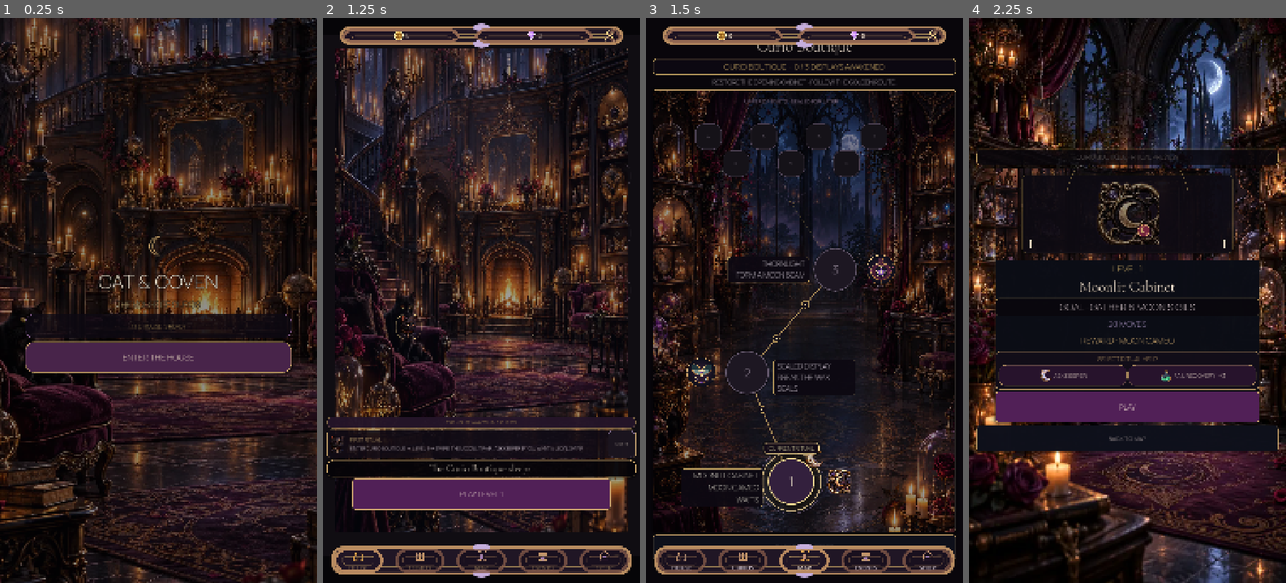
Above: before the commit, frames 1-4 (left to right).
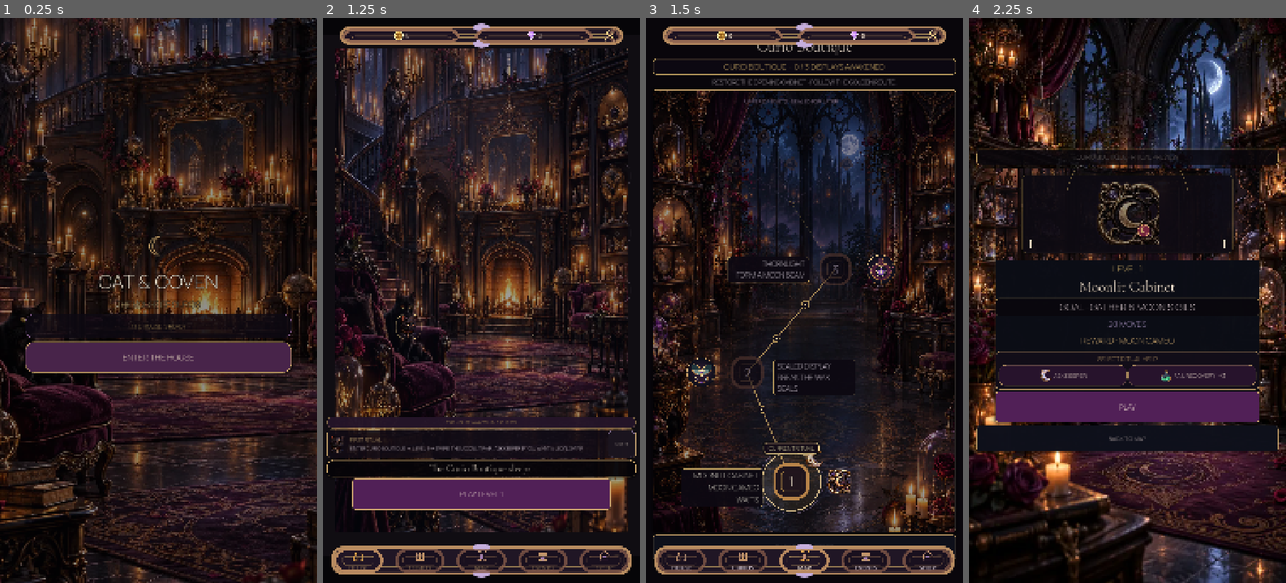
Above: after the commit, the same moments.

Repository: Jay-prodesign/akilta-match3
Game: Godot game, scene res://src/app/app_bootstrap.tscn
Same seed, same stepped clock (60 frames per second), same inputs: the game is played once before the commit and once after it.
Inputs:
- Up to frame 1 (0.25 s): no input
- Up to frame 2 (1.25 s): click "ENTER THE HOUSE" at 0.5 s
- Up to frame 3 (1.5 s): click "PLAY LEVEL 1" at 1.25 s
- Up to frame 4 (2.25 s): click "1" at 2 s

Frames 1-2 are identical in both runs. In frame 3, 2.5% of the frame differs, in the area x 15-76%, y 18-87%; in frame 4, nothing differs.

Commit message:
Polish Chapter Route header and node chrome

Diff:
--- a/src/ui/map/chapter_map.gd
+++ b/src/ui/map/chapter_map.gd
@@ -85,6 +85,7 @@
 		"progress_plate": chapter_progress != null and chapter_progress.get_theme_stylebox("normal") != null and chapter_progress.get_theme_font_size("font_size") >= 26,
 		"concise_route_instruction": intro != null and intro.text.length() <= 72,
 		"route_world_dominant": route_view != null and route_view.custom_minimum_size.y >= 1400.0,
+		"resource_header_clearance": ($Layout as VBoxContainer).offset_top >= 60.0,
 	}
 
 
--- a/src/ui/map/chapter_map.tscn
+++ b/src/ui/map/chapter_map.tscn
@@ -82,7 +82,7 @@
 anchor_right = 1.0
 anchor_bottom = 1.0
 offset_left = 24.0
-offset_top = 28.0
+offset_top = 66.0
 offset_right = -24.0
 offset_bottom = -28.0
 theme_override_constants/separation = 10
@@ -124,7 +124,7 @@
 autowrap_mode = 2
 
 [node name="RoutePanel" type="PanelContainer" parent="Layout"]
-custom_minimum_size = Vector2(0, 1160)
+custom_minimum_size = Vector2(0, 1120)
 layout_mode = 2
 size_flags_vertical = 3
 theme_override_styles/panel = SubResource("Panel")
--- a/src/ui/map/chapter_route_view.gd
+++ b/src/ui/map/chapter_route_view.gd
@@ -12,6 +12,7 @@
 const ROSE := Color("#C98BA8")
 const PieceAssetLoader = preload("res://src/match3/presentation/piece_asset_loader.gd")
 const ScreenArt = preload("res://src/ui/shared/screen_art_registry.gd")
+const ProductionChrome = preload("res://src/ui/theme/production_chrome.gd")
 const FRONTIER_ART_PATH := "res://assets/pieces/moon_sigil.webp"
 const RELIC_ART_PATHS := {
 	1: "res://assets/curios/ch01_curio_moon_cameo_awakened_v01.webp",
@@ -110,6 +111,8 @@
 		"opening_label_readability": opening_labels_readable,
 		"frontier_label_readability": _frontier_label != null and _frontier_label.get_theme_font_size("font_size") >= 20 and frontier_plate is StyleBoxFlat,
 		"runtime_node_factory": false,
+		"asset_backed_level_chrome": _level_buttons.values().all(func(button): return button is Button and (button as Button).get_theme_stylebox("normal") is StyleBoxTexture and bool((button as Button).get_meta("production_route_chrome", false))),
+		"runtime_flat_node_factory": false,
 		"runtime_route_vfx_allowed": true,
 	}
 
@@ -194,42 +197,39 @@
 	return ""
 
 func _apply_node_style(button: Button, state: String) -> void:
-	var box := StyleBoxFlat.new()
 	var level_number := int(button.name.trim_prefix("Level"))
-	var radius := 80 if level_number == 1 else (74 if level_number <= 3 else 26)
 	var open := state in ["current", "available", "completed"]
-	box.set_corner_radius_all(radius)
-	box.set_border_width_all(5 if state == "current" else (4 if level_number <= 3 else 1))
-	box.shadow_color = Color(0, 0, 0, 0.52)
-	box.shadow_size = 24 if state == "current" else (18 if open else 5)
-	match state:
-		"completed":
-			box.bg_color = Color("#3B2742")
-			box.border_color = GOLD
-		"current":
-			box.bg_color = Color("#33203D")
-			box.border_color = Color("#F6DA92")
-		"available":
-			box.bg_color = Color("#2E2036")
-			box.border_color = LILAC
-		_:
-			if level_number <= 3:
-				box.bg_color = Color("#1D1722")
-				box.border_color = Color("#65596D")
-			else:
-				box.bg_color = Color("#151218")
-				box.border_color = Color("#4E4355")
-	button.add_theme_stylebox_override("normal", box)
-	var hover_style := box.duplicate() as StyleBoxFlat
-	hover_style.border_color = Color("#FFF0B8") if open else box.border_color
-	hover_style.shadow_size = 28 if state == "current" else (22 if open else 5)
-	button.add_theme_stylebox_override("hover", hover_style)
-	button.add_theme_stylebox_override("focus", hover_style)
-	button.add_theme_stylebox_override("pressed", box)
-	button.add_theme_stylebox_override("disabled", box)
+	ProductionChrome.apply_interactive_button(button, state == "current", "chapter_route_node")
+	var normal := button.get_theme_stylebox("normal")
+	var hover := button.get_theme_stylebox("hover")
+	if normal is StyleBoxTexture:
+		var normal_style := (normal as StyleBoxTexture).duplicate() as StyleBoxTexture
+		normal_style.modulate_color = _route_node_tint(level_number, state, false)
+		button.add_theme_stylebox_override("normal", normal_style)
+		button.add_theme_stylebox_override("pressed", normal_style)
+		button.add_theme_stylebox_override("disabled", normal_style)
+	if hover is StyleBoxTexture:
+		var hover_style := (hover as StyleBoxTexture).duplicate() as StyleBoxTexture
+		hover_style.modulate_color = _route_node_tint(level_number, state, true)
+		button.add_theme_stylebox_override("hover", hover_style)
+		button.add_theme_stylebox_override("focus", hover_style)
+	button.set_meta("production_route_chrome", true)
 	button.add_theme_color_override("font_color", Color("#FFF4D8") if state == "current" else (BONE if open else Color("#9A8D9E")))
 	button.add_theme_color_override("font_disabled_color", Color("#776D7B"))
 	button.add_theme_font_size_override("font_size", 48 if state == "current" else (46 if level_number == 1 else (40 if level_number <= 3 else 15)))
+
+func _route_node_tint(level_number: int, state: String, hover: bool) -> Color:
+	var tint := Color(0.42, 0.36, 0.46, 0.66) if level_number <= 3 else Color(0.28, 0.24, 0.31, 0.54)
+	match state:
+		"completed":
+			tint = Color(0.88, 0.72, 0.52, 0.94)
+		"current":
+			tint = Color(1.0, 0.94, 0.76, 1.0)
+		"available":
+			tint = Color(0.78, 0.68, 0.86, 0.90)
+	if hover and state in ["current", "available", "completed"]:
+		tint = tint.lightened(0.10)
+	return tint
 
 func _draw() -> void:
 	# S03 owns route STRUCTURE only. Environment imagery belongs to the
--- a/tests/unit/test_chapter_route_authored_screen.gd
+++ b/tests/unit/test_chapter_route_authored_screen.gd
@@ -33,6 +33,7 @@
 	_expect(bool(visual_contract.get("progress_plate", false)), "S03 progress must sit on an authored readable plate")
 	_expect(bool(visual_contract.get("concise_route_instruction", false)), "S03 route instruction must not become a tiny paragraph")
 	_expect(bool(visual_contract.get("route_world_dominant", false)), "S03 authored route world must remain the dominant visual surface")
+	_expect(bool(visual_contract.get("resource_header_clearance", false)), "S03 title stack must clear the global resource header instead of rendering underneath it")
 	var route = screen.get_node_or_null("Layout/RoutePanel/Scroll/RouteView")
 	_expect(route != null, "S03 authored RouteView missing")
 	if route == null:
@@ -51,6 +52,8 @@
 	_expect(bool(contract.get("opening_label_readability", false)), "S03 opening ritual captions must retain readable authored plates")
 	_expect(bool(contract.get("frontier_label_readability", false)), "S03 CURRENT RITUAL label must retain readable authored plate")
 	_expect(not bool(contract.get("runtime_node_factory", true)), "S03 must not rebuild route nodes at runtime")
+	_expect(bool(contract.get("asset_backed_level_chrome", false)), "S03 route nodes must use verified asset-backed interactive chrome")
+	_expect(not bool(contract.get("runtime_flat_node_factory", true)), "S03 route nodes must not create flat StyleBox presentation resources at runtime")
 
 	for level_number in range(1, 11):
 		var button := route.get_level_button(level_number) as Button
